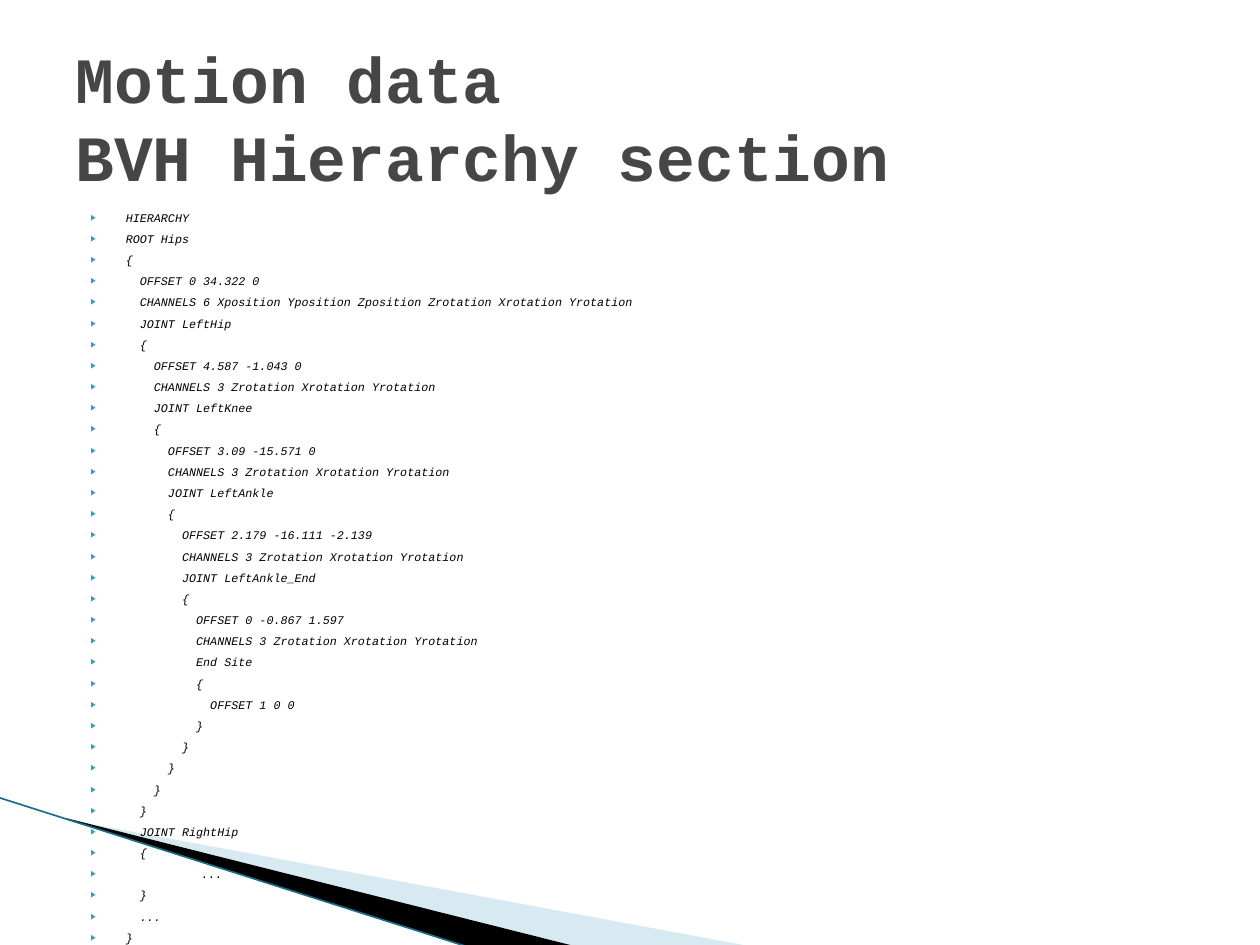
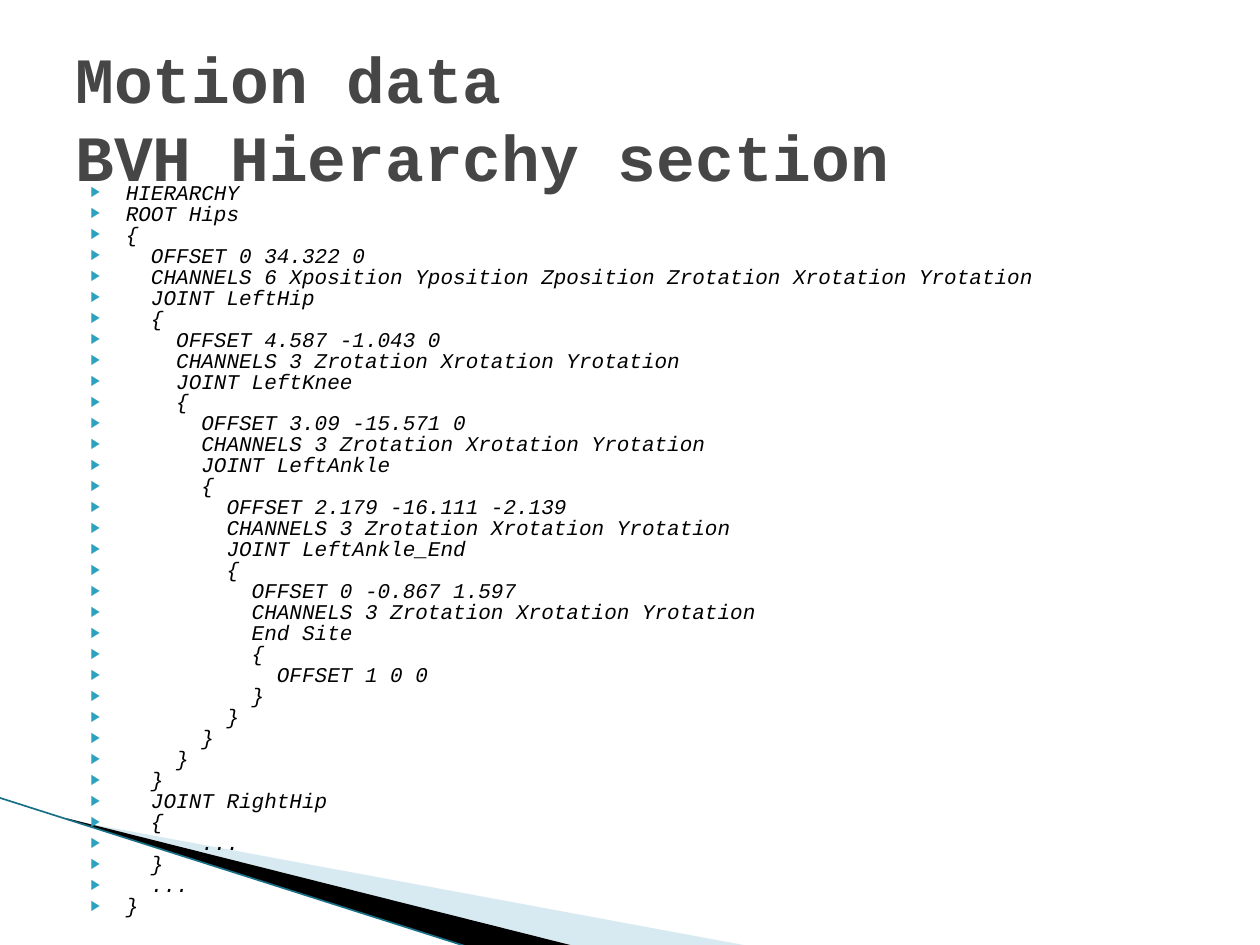
Before and after one commit to hobama/cvg01, a slide deck: slide 8 of docs/Presentation/Presentation.pptx. Drawn at 1260x945 pixels with LibreOffice and Linux fonts; fonts in the diff are those of the drawing; background and template pictures are left out. Boxes give left, top, right and bottom in pixels: in the first picture for what was removed or moved away, otherwise in the second. Text is boxed around its words. In the diff, an @@ line names an element or a change of style, - is before the commit and + after.

```diff
--- a/docs/Presentation/Presentation.pptx
+++ b/docs/Presentation/Presentation.pptx
@@ text "HIERARCHY": place and size @@
-text "HIERARCHY" at box(126, 214, 632, 840)
+text "HIERARCHY" at box(126, 186, 1032, 815)
@@ text "HIERARCHY" at box(126, 186, 1032, 815): size 6.8 to 12 pt; line spacing 1 to 12pt; less space between paragraphs @@
```
Also in this commit, not shown: 1 other slide changed.
